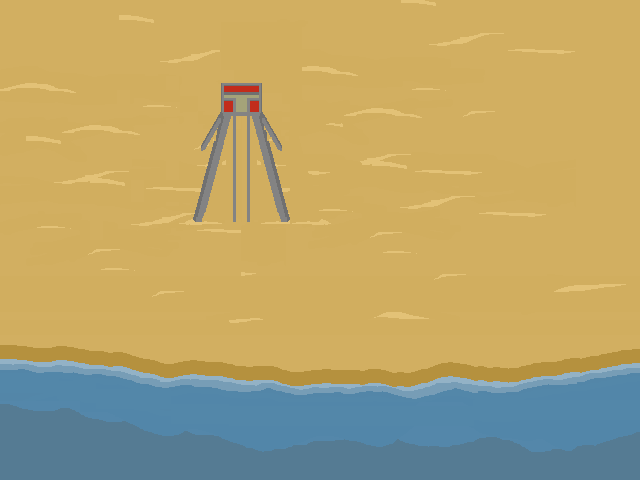
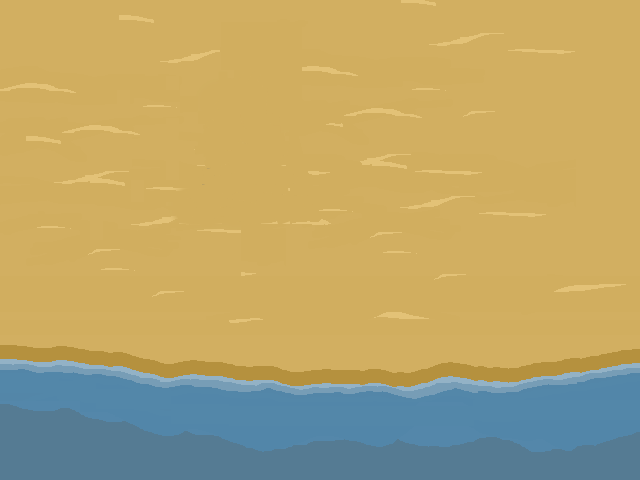
Layer changes from the first 640x480 image to the second:
painted on "sand" over left=171, top=83, right=290, bottom=230
